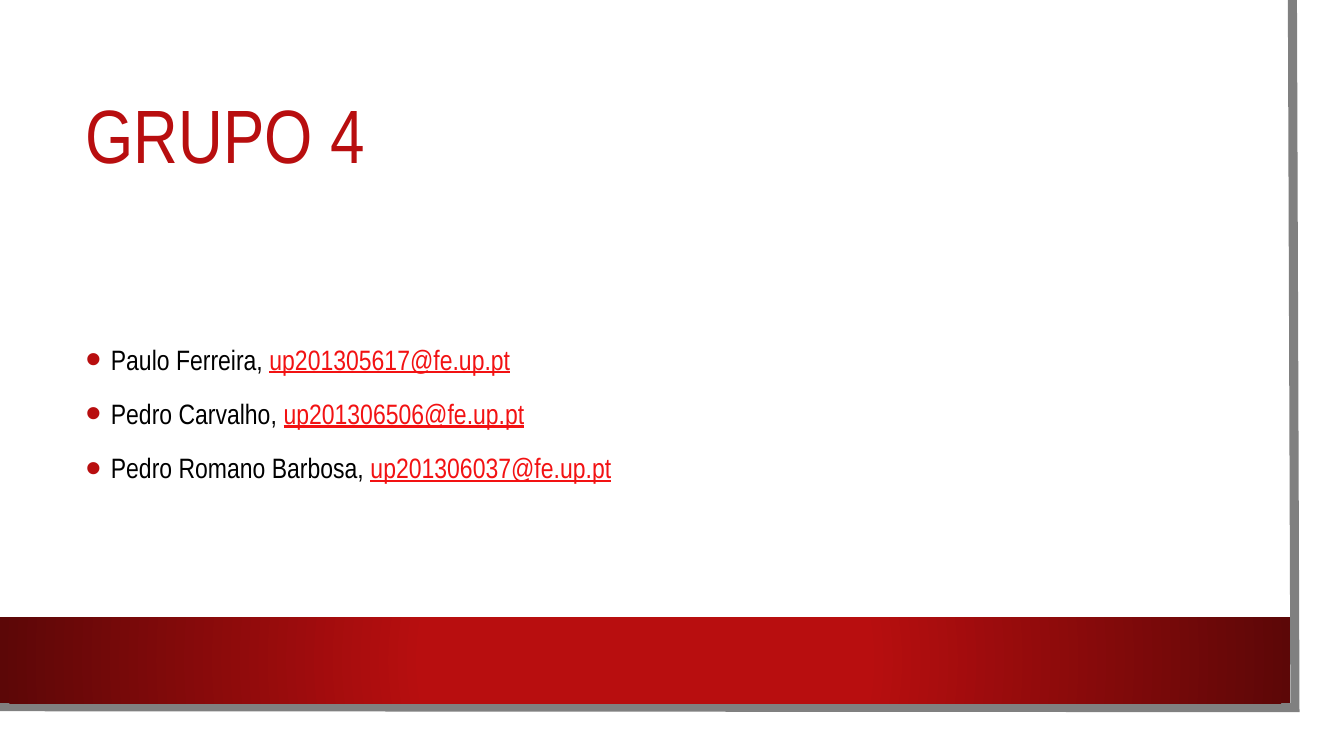
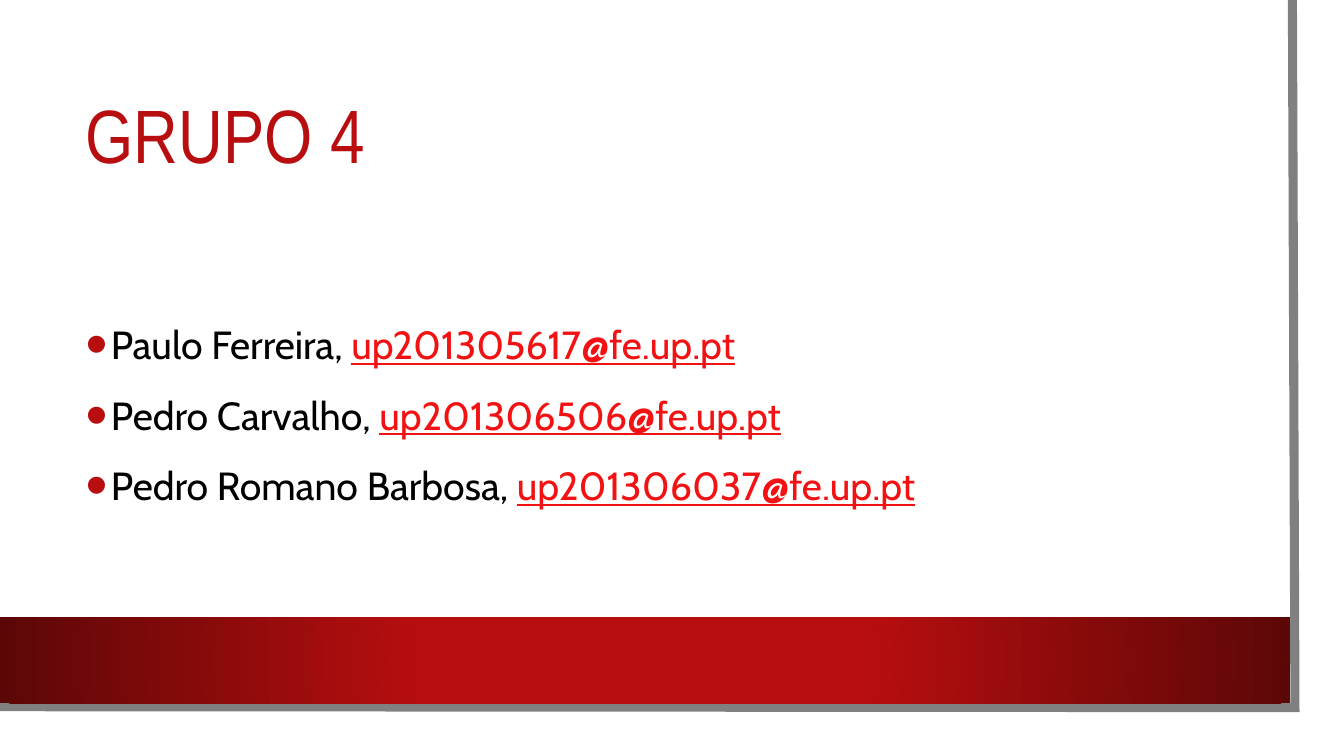
Before and after one commit to PedroRomanoBarbosa/DJCO, a slide deck: slide 17 of Documentos/Apresentacao.pptx (slide 15 before the commit). Drawn at 1344x756 pixels with LibreOffice and Linux fonts; fonts in the diff are those of the drawing; background and template pictures are left out. Boxes give left, top, right and bottom in pixels: in the first picture for what was removed or moved away, otherwise in the second. Text is boxed around its words. In the diff, an @@ line names an element or a change of style, - is before the commit and + after.

```diff
--- a/Documentos/Apresentacao.pptx
+++ b/Documentos/Apresentacao.pptx
@@ text "Paulo Ferreira, up201305617@fe.up.pt" at bbox=[111, 329, 915, 510]: size 20 to 28 pt, font Arial Narrow to Cabin @@
```
Also in this commit, not shown: 12 other slides changed, 2 slides added.
